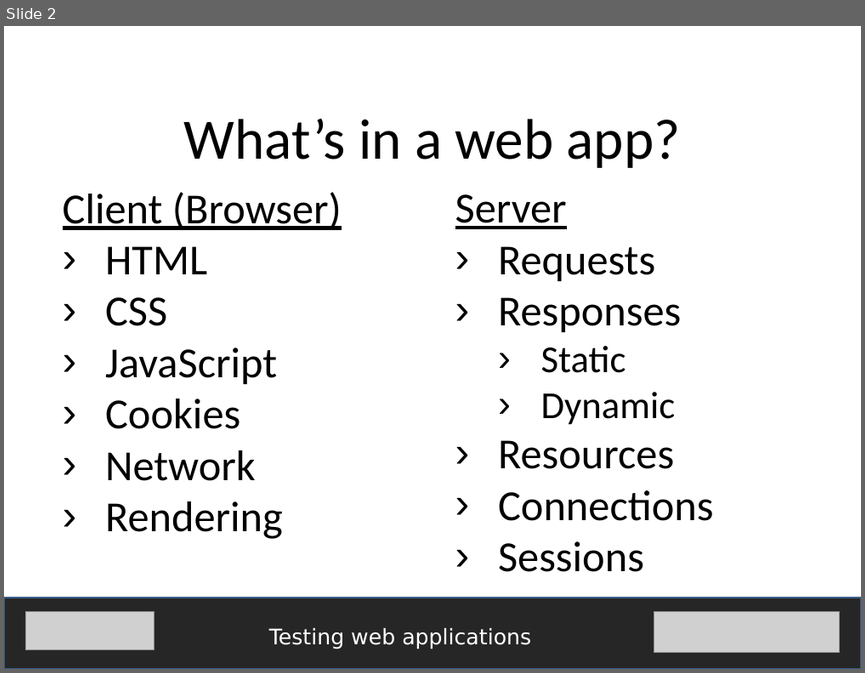
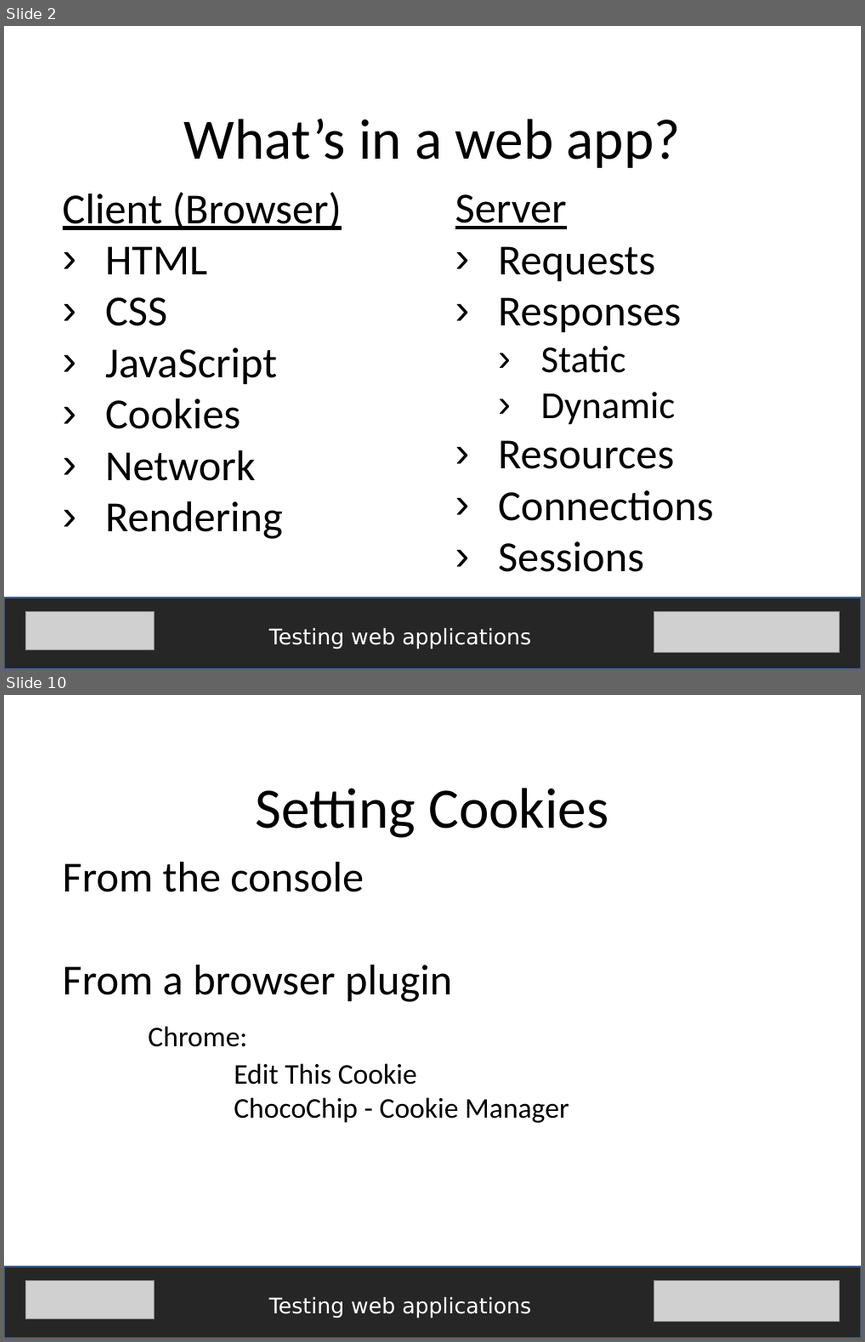
Before and after one commit to fijiaaron/testing-web-apps-and-services, a slide deck: presentations/Testing web apps.pptx. Shown one above the other, each under a label of ours: slide 2 before the commit, slides 2 and 10 after it; the slides between them are not shown. The pictures are 865x673 and 865x1342 pixels, drawn with LibreOffice and Linux fonts; fonts in the diff are those of the drawing; grey boxes stand for pictures. Boxes give left, top, right and bottom in pixels: in the first picture for what was removed or moved away, otherwise in the second. Text is boxed around its words. In the diff, an @@ line names an element or a change of style, - is before the commit and + after.

Commit message:
working on testing web apps

```diff
--- a/presentations/Testing web apps.pptx
+++ b/presentations/Testing web apps.pptx
@@ slide 10 added at box(4, 695, 861, 1338), background #FFFFFF @@
@@ text added at box(256, 788, 608, 838), 48 pt, text #000000 @@
+Setting Cookies
@@ text added at box(63, 862, 568, 1123), 24 pt, text #000000 @@
+From the console
+From a browser plugin
+Chrome:
+Edit This Cookie
+ChocoChip - Cookie Manager
@@ rectangle added at box(4, 1266, 861, 1338), fill #262626, outline #3A5F8C 2 pt @@
@@ picture added at box(25, 1280, 154, 1319) @@
@@ picture added at box(653, 1280, 840, 1321) @@
@@ text added at box(269, 1297, 531, 1318), 18 pt, text #FFFFFF @@
+Testing web applications
```
Also in this commit, not shown: 4 slides changed, 3 other slides added, 2 other files.
